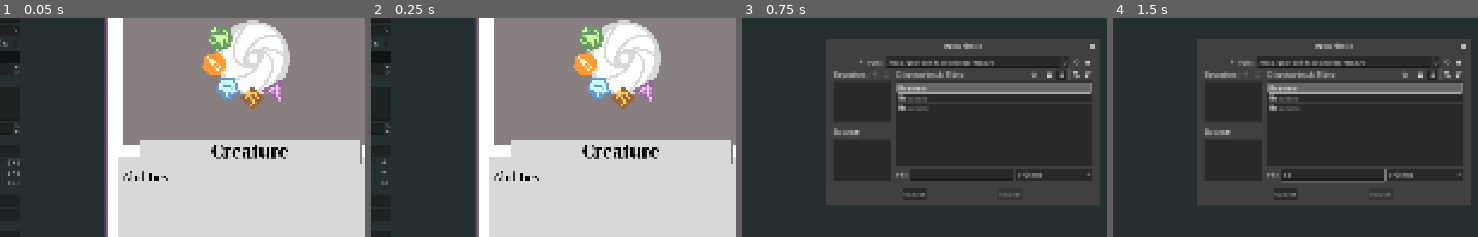
Above: before the commit, frames 1-4 (left to right).
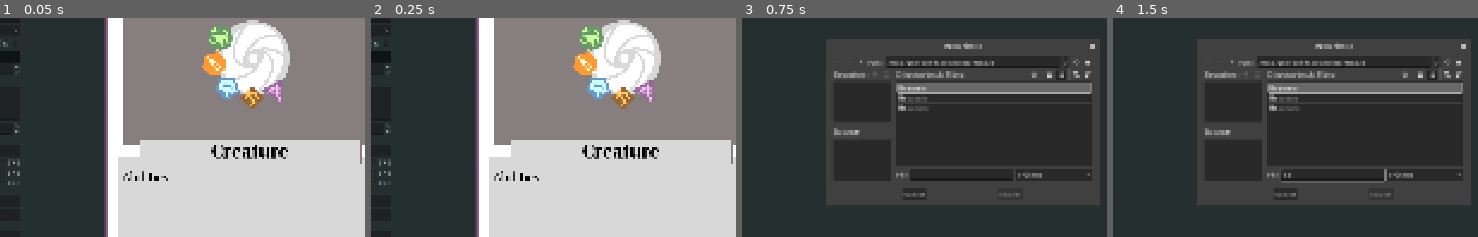
Above: after the commit, the same moments.

Repository: tazzanmc/TCRPG-Editor
Game: Godot game, scene res://scenes/main.tscn
Two runs of this game, one before a commit and one after it. Both use one fixed random seed, a clock stepped at 60 frames per second and the inputs below.
Inputs (mouse positions are % of the whole screen's width and height, from its top left):
- Up to frame 1 (0.05 s): no input
- Up to frame 2 (0.25 s): no input
- Up to frame 3 (0.75 s): click "Bulk Viewer" at 0.5 s
- Up to frame 4 (1.5 s): click (54, 62) at 1.27 s; type "12" at 1.35 s
The pictures show only the part of the screen within x 24-74%, y 26-76%; the shares and areas given below are measured in that part.

Frame 1 is identical in both runs. In frame 2, 0.1% of the frame differs, in the area x 2-6%, y 64-77%; in frame 3, less than 0.1%; in frame 4, less than 0.1%.

Commit message:
Squashed some bugs reloading scenes when editing a card from the viewer, saved viewer camera position

Diff:
--- a/scenes/card_editor.tscn
+++ b/scenes/card_editor.tscn
@@ -504,7 +504,6 @@
 size_flags_horizontal = 3
 
 [node name="Timer" type="Timer" parent="." unique_id=1713745491]
-wait_time = 0.1
 autostart = true
 
 [connection signal="pressed" from="UIContainer/CardCreatorContainer/ArtContainer/ArtButton" to="." method="_on_art_button_pressed"]
--- a/scenes/main.gd
+++ b/scenes/main.gd
@@ -8,6 +8,7 @@
 
 # Called when the node enters the scene tree for the first time.
 func _ready() -> void:
+	Global.global_signal.connect(swapper)
 	swap_to_editor()
 
 
@@ -21,13 +22,20 @@
 				%Camera2D.zoom -= Vector2(zoom, zoom)
 
 
-func swap_to_viewer() -> void:
-	cam_control = true
-	%CardViewer.unhide_scene()
-	%CardEditor.hide_scene()
+func swapper(to: String) -> void:
+	if to == "editor":
+		swap_to_editor(true)
+	elif to == "viewer":
+		swap_to_viewer(true)
 
 
-func swap_to_editor() -> void:
+func swap_to_viewer(from_signal: bool = false) -> void:
+	cam_control = true
+	%CardEditor.hide_scene(from_signal)
+	%CardViewer.unhide_scene(from_signal)
+
+
+func swap_to_editor(from_signal: bool = false) -> void:
 	cam_control = false
-	%CardViewer.hide_scene()
-	%CardEditor.unhide_scene()
+	%CardViewer.hide_scene(from_signal)
+	%CardEditor.unhide_scene(from_signal)
--- a/scripts/card_editor.gd
+++ b/scripts/card_editor.gd
@@ -20,15 +20,19 @@
 	pass
 
 
-func hide_scene() -> void:
+func hide_scene(_from_signal: bool = false) -> void:
 	visible = false
 
 
-func unhide_scene() -> void:
+func unhide_scene(from_signal: bool = false) -> void:
 	visible = true
 	camera.offset = Vector2(0,0)
 	camera.zoom = Vector2(1.0,1.0)
 	camera.position = Vector2(960.0, 540.0)
+
+	if from_signal:
+		saved_card = Global.parse_json(Global.saved_json)
+		load_card()
 
 
 func update_text() -> void:
--- a/scripts/card_viewer.gd
+++ b/scripts/card_viewer.gd
@@ -22,6 +22,10 @@
 
 @export var camera: Camera2D
 
+var saved_camera_offset : Vector2
+var saved_camera_zoom : Vector2
+var saved_camera_position : Vector2
+
 @onready var art_file : ImageTexture = ImageTexture.create_from_image(Image.load_from_file(art_path))
 @onready var saved_card: Dictionary = Global.parse_json("res://assets/default_card.json")
 @onready var card_row_container: HBoxContainer = %CardRowContainer
@@ -30,7 +34,9 @@
 
 # Called when the node enters the scene tree for the first time.
 func _ready() -> void:
-	pass
+	saved_camera_offset = camera.offset
+	saved_camera_zoom = camera.zoom
+	saved_camera_position = camera.position
 
 
 # Called every frame. 'delta' is the elapsed time since the previous frame.
@@ -38,12 +44,16 @@
 	pass
 
 
-func hide_scene() -> void:
+func hide_scene(_from_signal: bool = false) -> void:
 	%CardViewerCanvas.visible = false
 	visible = false
 
-
-func unhide_scene() -> void:
+	saved_camera_offset = camera.offset
+	saved_camera_zoom = camera.zoom
+	saved_camera_position = camera.position
+
+
+func unhide_scene(_from_signal: bool = false) -> void:
 	%CardViewerCanvas.visible = true
 	visible = true
 
@@ -51,9 +61,9 @@
 		%CardViewerFileDialog.popup_centered_clamped()
 		first_open = false
 
-	camera.offset = Vector2(0,0)
-	camera.zoom = Vector2(0.4,0.4)
-	camera.position = Vector2(2350.0, 1307.0)
+	camera.offset = saved_camera_offset
+	camera.zoom = saved_camera_zoom
+	camera.position = saved_camera_position
 
 
 func create_card(card_path: String, card: Dictionary = saved_card, card_it: int = 0, cards_per_row: int = 0, sorted: bool = false, x_offset: float = 0.0, y_offset: float = 0.0) -> void:
--- a/scripts/global.gd
+++ b/scripts/global.gd
@@ -4,7 +4,14 @@
 const default_card : String = "res://assets/default_card.json"
 const default_art : String = "res://assets/textures/art_placeholder.png"
 
+signal global_signal(msg: String)
+
 var saved_json : String = "res://assets/default_card.json"
+
+
+func emit_global_signal(msg: String) -> void:
+	emit_signal("global_signal", msg)
+
 
 func encode_json_data(value, full_objects = false):
 	return JSON.stringify(JSON.from_native(value, full_objects))
--- a/scripts/interactive_sub_viewport.gd
+++ b/scripts/interactive_sub_viewport.gd
@@ -1,6 +1,4 @@
 extends Control
-
-const main_scene: String = "res://scenes/main.tscn"
 
 @export var card_json : String = "res://assets/default_card.json"
 
@@ -28,7 +26,7 @@
 	# Edit button
 	if id == 1:
 		Global.saved_json = card_json
-		get_tree().change_scene_to_file(main_scene)
+		Global.emit_global_signal("editor")
 
 	# Flip button
 	if id == 3:
